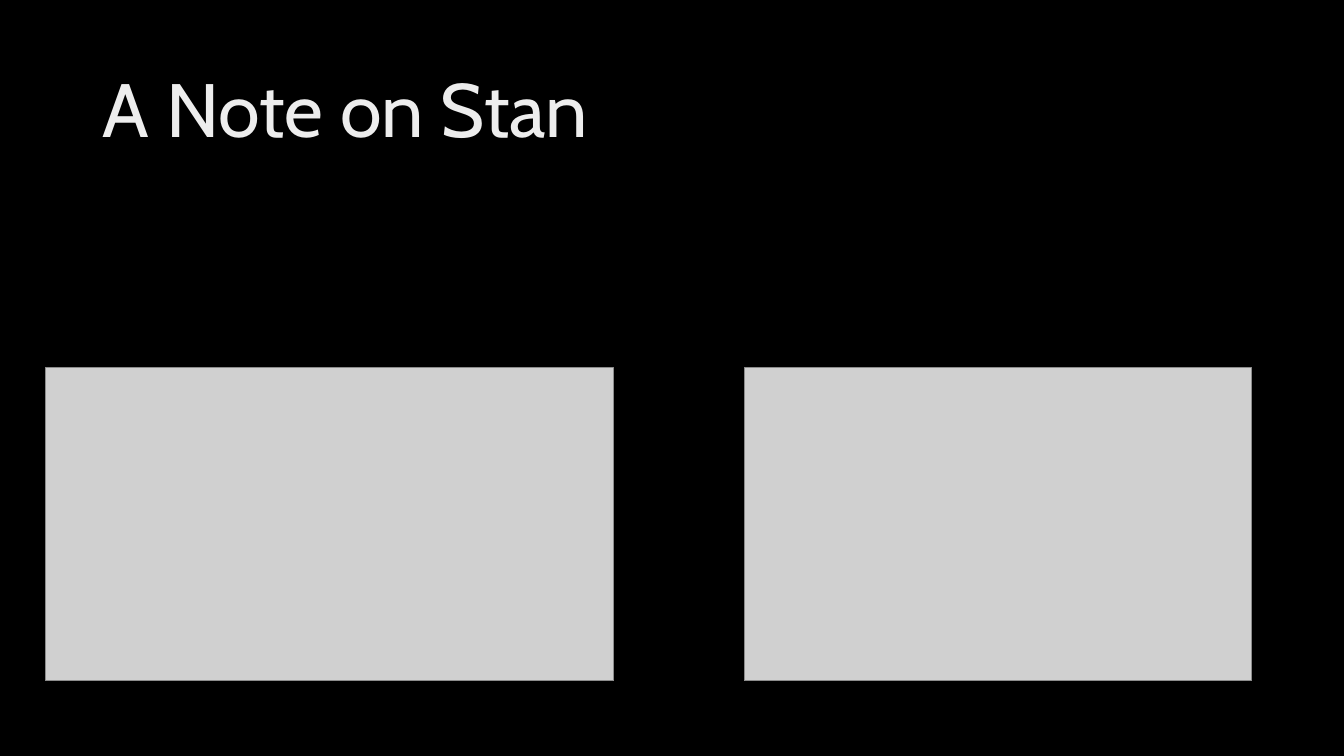
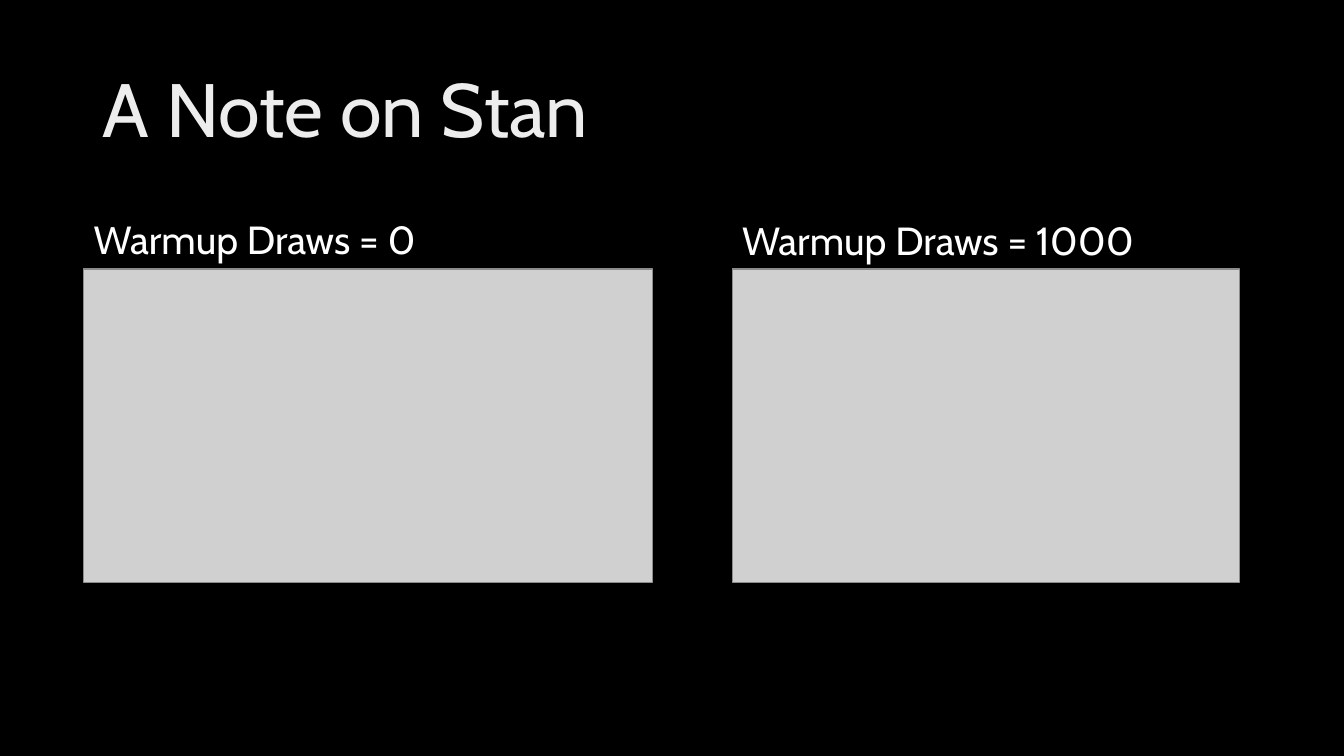
Before and after one commit to skylerg022/slc-homeless, a slide deck: slide 10 of homeless_presentation.pptx. Drawn at 1344x756 pixels with LibreOffice and Linux fonts; fonts in the diff are those of the drawing; grey boxes stand for pictures; background and template pictures are left out. Boxes give left, top, right and bottom in pixels: in the first picture for what was removed or moved away, otherwise in the second. Text is boxed around its words. In the diff, an @@ line names an element or a change of style, - is before the commit and + after.

```diff
--- a/homeless_presentation.pptx
+++ b/homeless_presentation.pptx
@@ text added at (94,226,416,264), 28 pt, text #FFFFFF @@
+Warmup Draws = 0
@@ text added at (742,227,1134,265), 28 pt, text #FFFFFF @@
+Warmup Draws = 1000
@@ picture: place and size @@
-picture at (45,368,614,682)
+picture at (84,269,652,583)
@@ picture: place and size @@
-picture at (744,368,1251,682)
+picture at (732,269,1239,583)
```
Also in this commit, not shown: 4 other slides changed, 21 other files.
